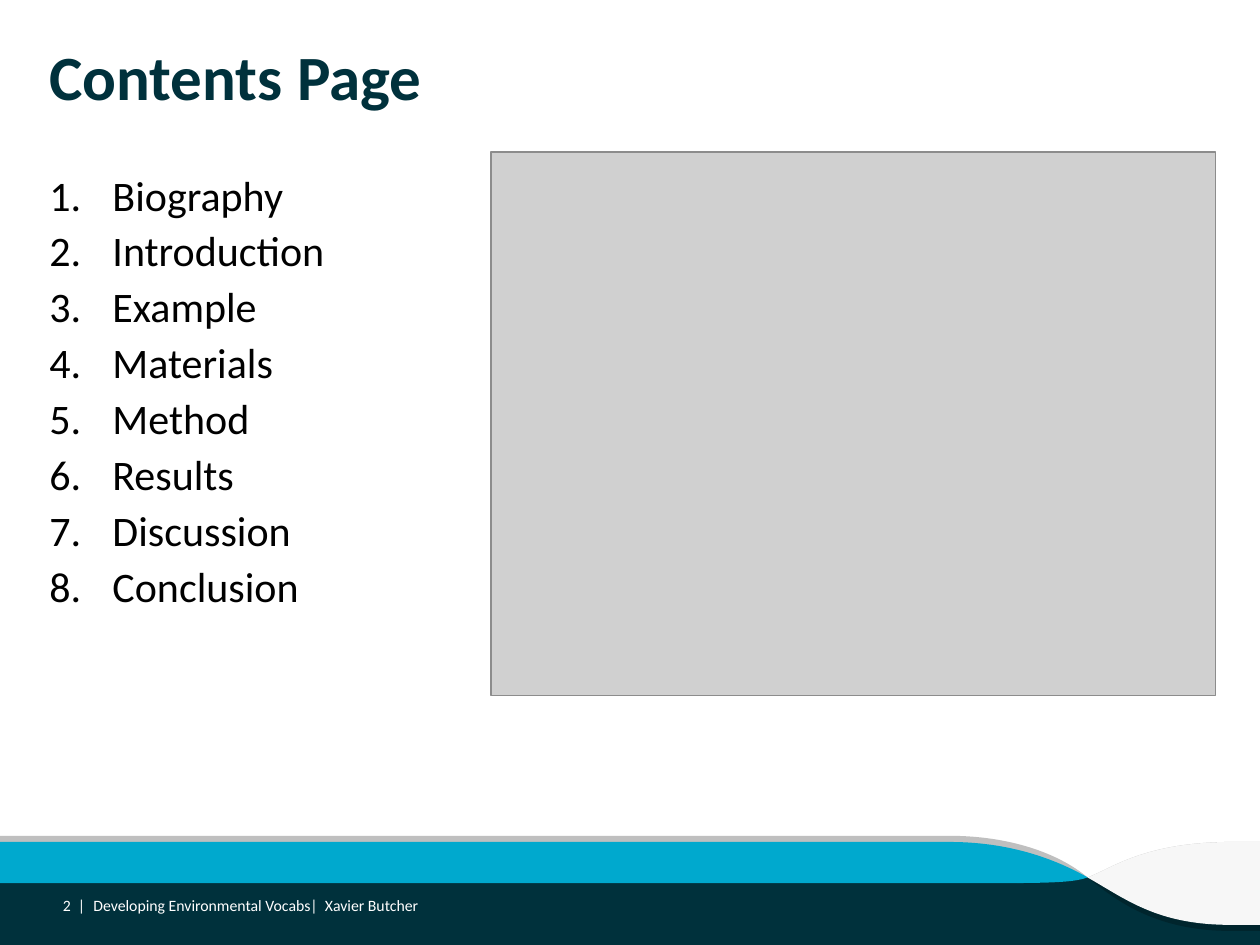
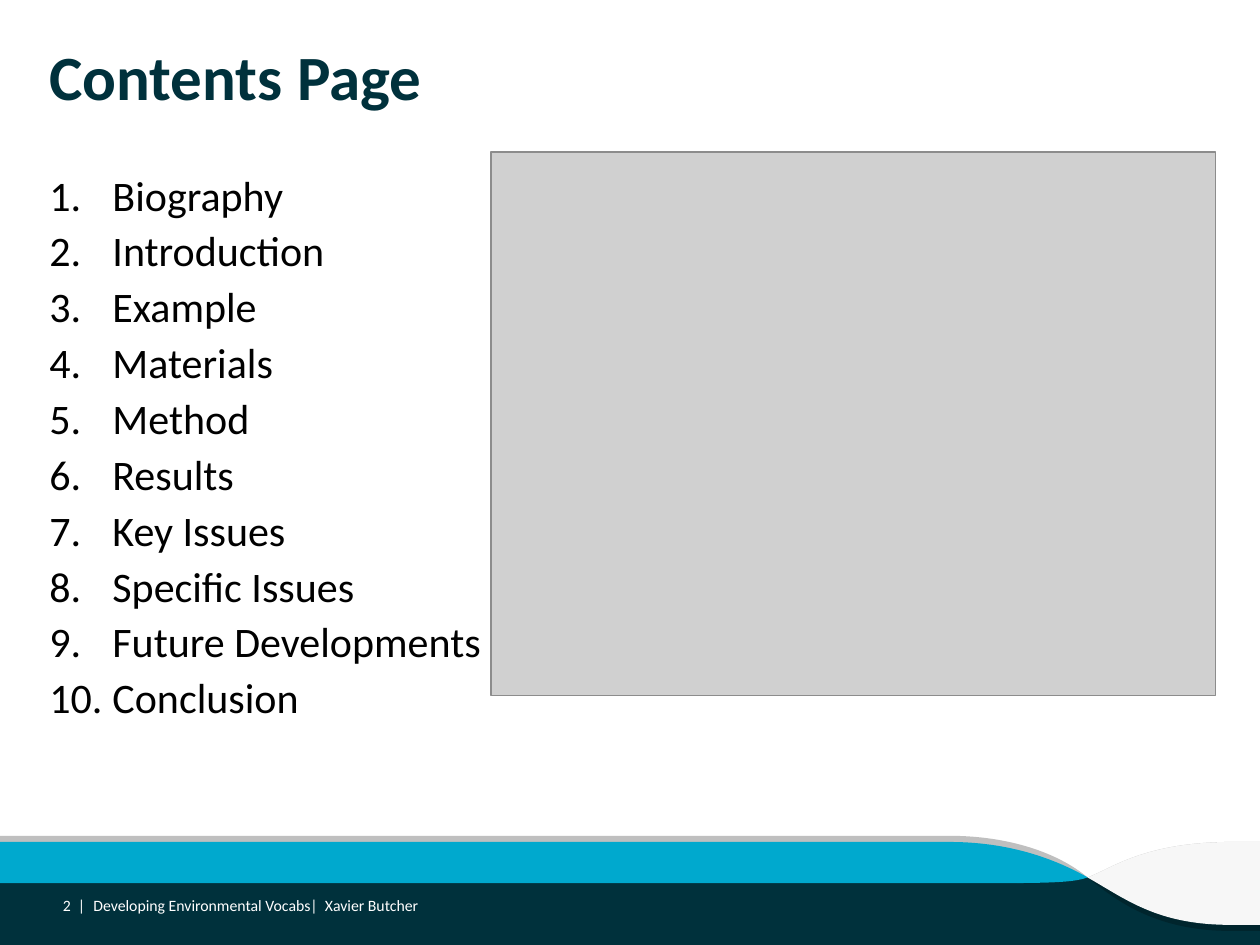
Before and after one commit to ANZSoilData/def-au-asls-substrate, a slide deck: slide 2 of Reports/Developing Environmental Vocabs.pptx. Drawn at 1260x945 pixels with LibreOffice and Linux fonts; fonts in the diff are those of the drawing; grey boxes stand for pictures; background and template pictures are left out. Boxes give left, top, right and bottom in pixels: in the first picture for what was removed or moved away, otherwise in the second. Text is boxed around its words. In the diff, an @@ line names an element or a change of style, - is before the commit and + after.

```diff
--- a/Reports/Developing Environmental Vocabs.pptx
+++ b/Reports/Developing Environmental Vocabs.pptx
@@ text at bbox=[112, 519, 480, 664]: text changed @@
-7. Discussion
+7. Key Issues
+8. Specific Issues
+9. Future Developments
```
Also in this commit, not shown: 6 other slides changed, 6 other files.
